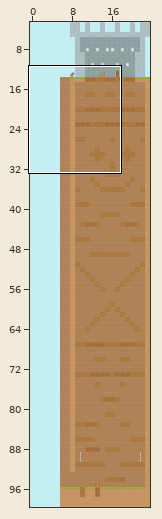
Two states of a Tiled map (JSON), src/maps/map2.json. Above, an overview of the earlier version with the close-up marked.
Close-up. Before the edit:
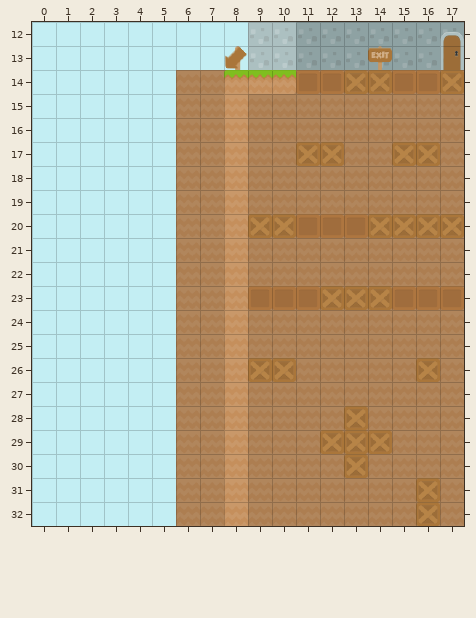
Cells are 32x32 px. Shown: x 0..17, y 12..32. The commit also changed other parts of the map, which this record leaves out. The old version is drawn lined up with the new one.
And afterwards:
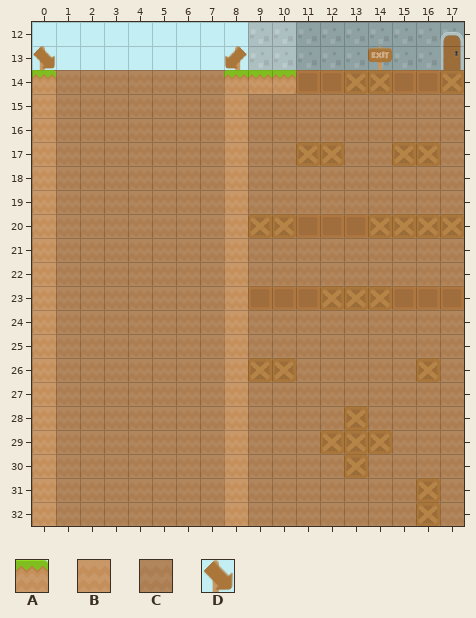
Key: from "tiles": A 4, B 16, C 23, D 31.
_ is an empty cell, . an unchanged one.
Changes in this commit:
map size 18x100 -> 24x100 cells (old content now starts at 6,0; both pictures use the new coordinates)
--- layer "back"
@@ x 0..5 @@
-14 ______
-15 ._____
-16 ._____
-17 ._____
-18 ._____
-19 ._____
-20 ._____
-21 ._____
-22 ._____
-23 ._____
-24 ._____
-25 ._____
-26 ._____
-27 ._____
-28 ._____
-29 ._____
-30 ._____
-31 ._____
-32 ._____
+14 CCCCCC
+15 .CCCCC
+16 .CCCCC
+17 .CCCCC
+18 .CCCCC
+19 .CCCCC
+20 .CCCCC
+21 .CCCCC
+22 .CCCCC
+23 .CCCCC
+24 .CCCCC
+25 .CCCCC
+26 .CCCCC
+27 .CCCCC
+28 .CCCCC
+29 .CCCCC
+30 .CCCCC
+31 .CCCCC
+32 .CCCCC
--- layer "collision"
@@ x 0..0 @@
-14 _
-15 _
-16 _
-17 _
-18 _
-19 _
-20 _
-21 _
-22 _
-23 _
-24 _
-25 _
-26 _
-27 _
-28 _
-29 _
-30 _
-31 _
-32 _
+14 A
+15 B
+16 B
+17 B
+18 B
+19 B
+20 B
+21 B
+22 B
+23 B
+24 B
+25 B
+26 B
+27 B
+28 B
+29 B
+30 B
+31 B
+32 B
--- layer "mid"
@@ x 0..0 @@
-13 _
+13 D
